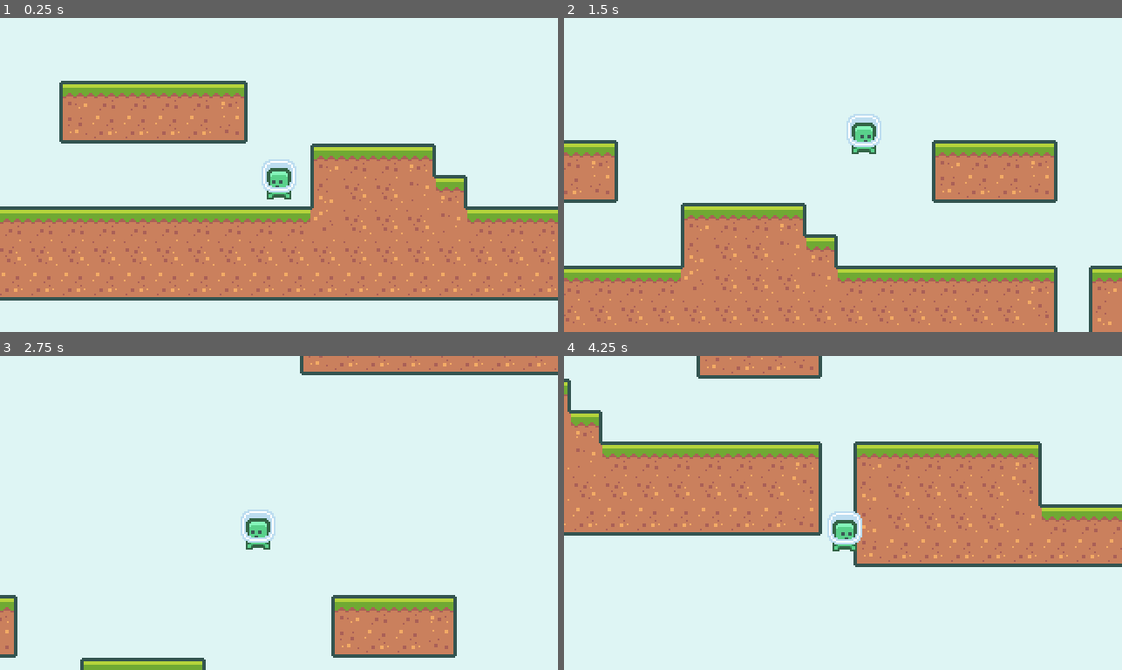
Above: before the commit, frames 1-4 (two rows, left to right).
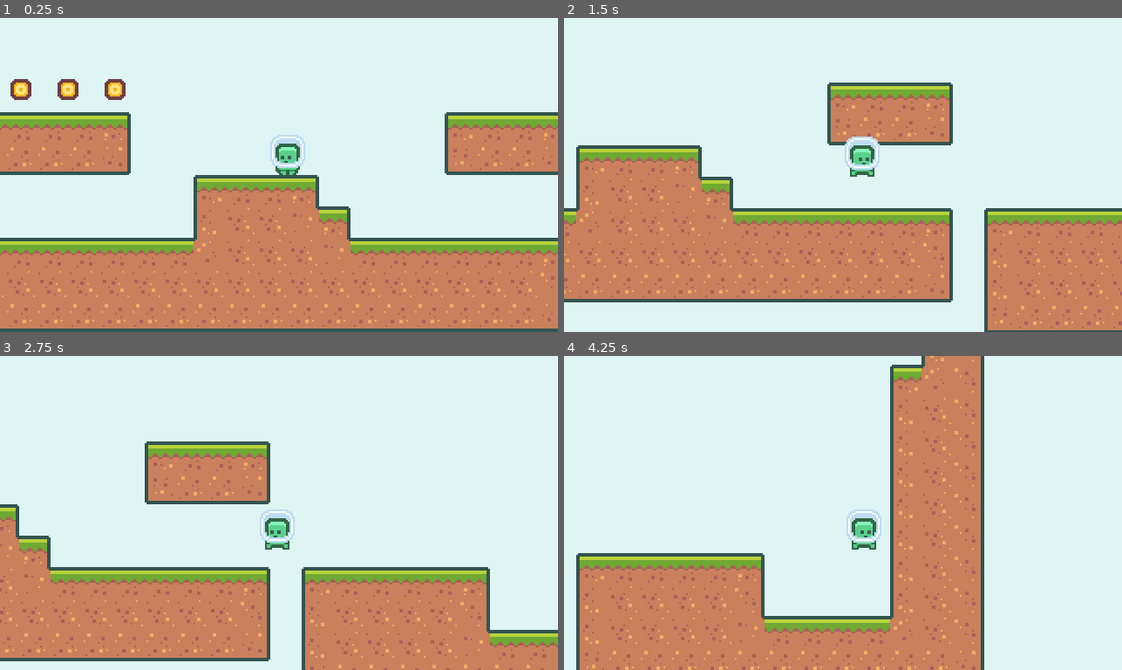
Above: after the commit, the same moments.

Repository: niltoncalegari/2D-SideScroller-godot
Game: Godot game, scene res://scenes/Main.tscn
Two runs of this game, one before a commit and one after it. Both use one fixed random seed, a clock stepped at 60 frames per second and the inputs below.
Inputs:
- Up to frame 1 (0.25 s): no input
- Up to frame 2 (1.5 s): hold Space (jump) 0.53-1.28 s; hold D (move_right) from 0.53 s (still down); tap Space (jump) at 1.35 s
- Up to frame 3 (2.75 s): tap Space (jump) at 1.52, 1.82 s; release D (move_right) at 2.03 s; hold A (move_left) from 2.03 s (still down); hold Space (jump) from 2.03 s (still down)
- Up to frame 4 (4.25 s): release A (move_left) at 2.78 s; release Space (jump) at 2.78 s; hold D (move_right) from 2.78 s (still down); tap Space (jump) at 2.85, 3.02, 3.32 s; hold Space (jump) from 3.53 s (still down)

The runs differ from the first frame. In frame 1, 48% of the frame differs, in the area x 0-100%, y 19-100%; in frame 2, 43%; in frame 3, 34%; in frame 4, 55%, in the area x 0-100%, y 0-100%.

Commit message:
added some collectables like coin

Diff:
--- /dev/null
+++ b/scenes/Coin.tscn
@@ -0,0 +1,93 @@
+[gd_scene load_steps=8 format=2]
+
+[ext_resource path="res://assets/coin/tile_0151.png" type="Texture" id=1]
+[ext_resource path="res://assets/coin/tile_0152.png" type="Texture" id=2]
+[ext_resource path="res://scripts/Coin.gd" type="Script" id=3]
+
+[sub_resource type="Animation" id=3]
+resource_name = "idle"
+loop = true
+tracks/0/type = "value"
+tracks/0/path = NodePath("AnimatedSprite:position")
+tracks/0/interp = 2
+tracks/0/loop_wrap = true
+tracks/0/imported = false
+tracks/0/enabled = true
+tracks/0/keys = {
+"times": PoolRealArray( 0, 0.5 ),
+"transitions": PoolRealArray( 1, 1 ),
+"update": 0,
+"values": [ Vector2( 0, 0 ), Vector2( 0, -8 ) ]
+}
+
+[sub_resource type="Animation" id=4]
+resource_name = "pickup"
+length = 0.4
+tracks/0/type = "value"
+tracks/0/path = NodePath("AnimatedSprite:position")
+tracks/0/interp = 2
+tracks/0/loop_wrap = true
+tracks/0/imported = false
+tracks/0/enabled = true
+tracks/0/keys = {
+"times": PoolRealArray( 0, 0.2, 0.4 ),
+"transitions": PoolRealArray( 1, 1, 1 ),
+"update": 0,
+"values": [ Vector2( 0, 0 ), Vector2( 0, -16 ), Vector2( 0, -20 ) ]
+}
+tracks/1/type = "value"
+tracks/1/path = NodePath("AnimatedSprite:scale")
+tracks/1/interp = 2
+tracks/1/loop_wrap = true
+tracks/1/imported = false
+tracks/1/enabled = true
+tracks/1/keys = {
+"times": PoolRealArray( 0, 0.2, 0.4 ),
+"transitions": PoolRealArray( 1, 1, 1 ),
+"update": 0,
+"values": [ Vector2( 1, 1 ), Vector2( 1, 1 ), Vector2( 0, 0 ) ]
+}
+tracks/2/type = "method"
+tracks/2/path = NodePath(".")
+tracks/2/interp = 1
+tracks/2/loop_wrap = true
+tracks/2/imported = false
+tracks/2/enabled = true
+tracks/2/keys = {
+"times": PoolRealArray( 0.4 ),
+"transitions": PoolRealArray( 1 ),
+"values": [ {
+"args": [  ],
+"method": "queue_free"
+} ]
+}
+
+[sub_resource type="CircleShape2D" id=2]
+
+[sub_resource type="SpriteFrames" id=1]
+animations = [ {
+"frames": [ ExtResource( 1 ), ExtResource( 2 ) ],
+"loop": true,
+"name": "default",
+"speed": 7.0
+} ]
+
+[node name="Coin" type="Node2D"]
+script = ExtResource( 3 )
+
+[node name="AnimationPlayer" type="AnimationPlayer" parent="."]
+autoplay = "idle"
+anims/idle = SubResource( 3 )
+anims/pickup = SubResource( 4 )
+
+[node name="Area2D" type="Area2D" parent="."]
+collision_layer = 524288
+collision_mask = 524288
+
+[node name="CollisionShape2D" type="CollisionShape2D" parent="Area2D"]
+shape = SubResource( 2 )
+
+[node name="AnimatedSprite" type="AnimatedSprite" parent="."]
+frames = SubResource( 1 )
+frame = 1
+playing = true
--- a/scenes/Main.tscn
+++ b/scenes/Main.tscn
@@ -1,8 +1,9 @@
-[gd_scene load_steps=4 format=2]
+[gd_scene load_steps=5 format=2]
 
 [ext_resource path="res://resources/tileset.tres" type="TileSet" id=1]
 [ext_resource path="res://scenes/Player.tscn" type="PackedScene" id=2]
 [ext_resource path="res://scenes/GameCamera.tscn" type="PackedScene" id=3]
+[ext_resource path="res://scenes/Coin.tscn" type="PackedScene" id=4]
 
 [node name="Node" type="Node"]
 
@@ -13,5 +14,18 @@
 tile_data = PoolIntArray( -720915, 1, 0, -720914, 1, 1, -720913, 1, 1, -720912, 1, 1, -720911, 1, 1, -720910, 1, 1, -72 …(6022 unchanged characters)…
 
 [node name="Player" parent="." instance=ExtResource( 2 )]
+position = Vector2( 72, 0 )
 
 [node name="GameCamera" parent="." instance=ExtResource( 3 )]
+
+[node name="Coin" parent="." instance=ExtResource( 4 )]
+position = Vector2( -108, -45 )
+
+[node name="Coin2" parent="." instance=ExtResource( 4 )]
+position = Vector2( -81, -45 )
+
+[node name="Coin3" parent="." instance=ExtResource( 4 )]
+position = Vector2( -54, -45 )
+
+[node name="Coin4" parent="." instance=ExtResource( 4 )]
+position = Vector2( -27, -45 )
--- a/scenes/Player.tscn
+++ b/scenes/Player.tscn
@@ -1,8 +1,11 @@
-[gd_scene load_steps=6 format=2]
+[gd_scene load_steps=7 format=2]
 
 [ext_resource path="res://assets/player/character_0000.png" type="Texture" id=1]
 [ext_resource path="res://scripts/Player.gd" type="Script" id=2]
 [ext_resource path="res://assets/player/character_0001.png" type="Texture" id=3]
+
+[sub_resource type="CircleShape2D" id=1]
+radius = 16.0
 
 [sub_resource type="SpriteFrames" id=2]
 animations = [ {
@@ -11,18 +14,18 @@
 "name": "idle",
 "speed": 5.0
 }, {
+"frames": [ ExtResource( 3 ) ],
+"loop": true,
+"name": "jump",
+"speed": 5.0
+}, {
 "frames": [ ExtResource( 1 ), ExtResource( 3 ) ],
 "loop": true,
 "name": "run",
 "speed": 10.0
-}, {
-"frames": [ ExtResource( 3 ) ],
-"loop": true,
-"name": "jump",
-"speed": 5.0
 } ]
 
-[sub_resource type="RectangleShape2D" id=1]
+[sub_resource type="RectangleShape2D" id=3]
 extents = Vector2( 5, 8 )
 
 [node name="Player" type="KinematicBody2D" groups=[
@@ -34,6 +37,14 @@
 wait_time = 0.15
 one_shot = true
 
+[node name="Area2D" type="Area2D" parent="."]
+collision_layer = 524288
+collision_mask = 524288
+
+[node name="CollisionShape2D" type="CollisionShape2D" parent="Area2D"]
+position = Vector2( 0, -11 )
+shape = SubResource( 1 )
+
 [node name="AnimatedSprite" type="AnimatedSprite" parent="."]
 frames = SubResource( 2 )
 animation = "idle"
--- /dev/null
+++ b/scripts/Coin.gd
@@ -0,0 +1,11 @@
+extends Node2D
+
+func _ready():
+	$Area2D.connect("area_entered", self, "on_area_entered")
+
+func on_area_entered(area2d):
+	$AnimationPlayer.play("pickup")
+	call_deferred("disable_pickup")
+
+func disable_pickup():
+	$Area2D/CollisionShape2D.disabled = true
Binary file added: assets/coin/tile_0151.png
Binary file added: assets/coin/tile_0152.png
Not shown: 1 places in scenes/Player.tscn that only renumber resources
